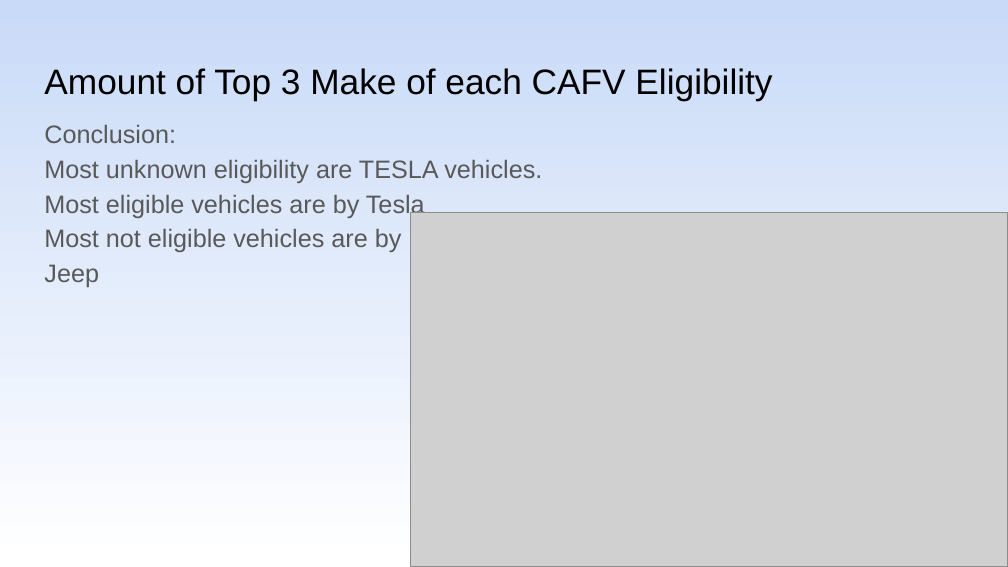
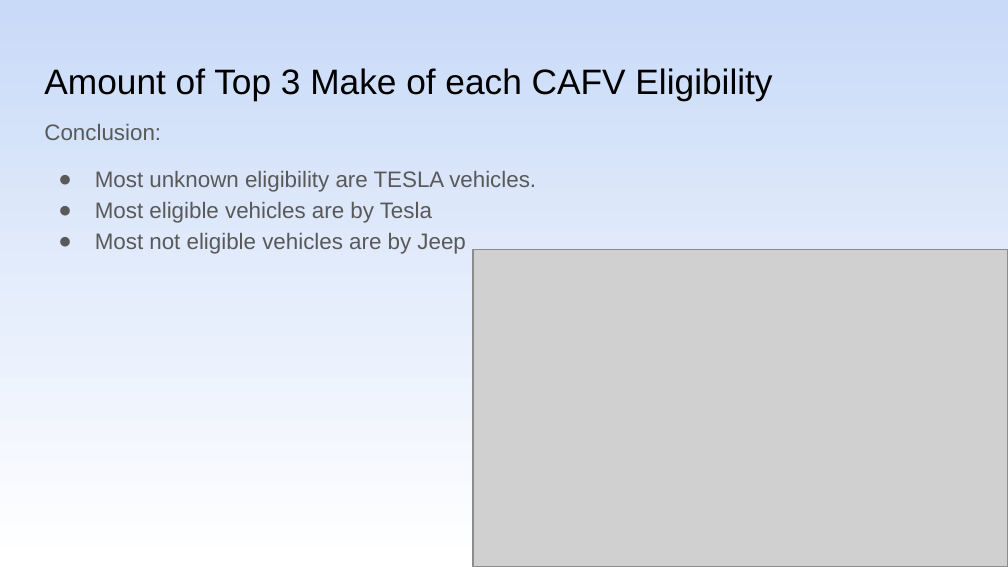
Before and after one commit to shachar700/DataAnalysis_ElectricVehicles, a slide deck: slide 19 of DataAnalysis_ElectricVehicles.pptx. Drawn at 1008x567 pixels with LibreOffice and Linux fonts; fonts in the diff are those of the drawing; grey boxes stand for pictures. Boxes give left, top, right and bottom in pixels: in the first picture for what was removed or moved away, otherwise in the second. Text is boxed around its words. In the diff, an @@ line names an element or a change of style, - is before the commit and + after.

```diff
--- a/DataAnalysis_ElectricVehicles.pptx
+++ b/DataAnalysis_ElectricVehicles.pptx
@@ text at [44,124,536,254]: text changed; size 18 to 16 pt @@
-Conclusion:
-Most unknown eligibility are TESLA vehicles.
-Most eligible vehicles are by Tesla
-Most not eligible vehicles are by
-Jeep
+Conclusion:
+● Most unknown eligibility are TESLA vehicles.
+● Most eligible vehicles are by Tesla
+● Most not eligible vehicles are by Jeep
@@ picture: place and size @@
-picture at [410,213,1008,567]
+picture at [473,249,1008,566]
```
Also in this commit, not shown: 12 other slides changed, 1 slide added, 1 slide removed, 3 other files.
